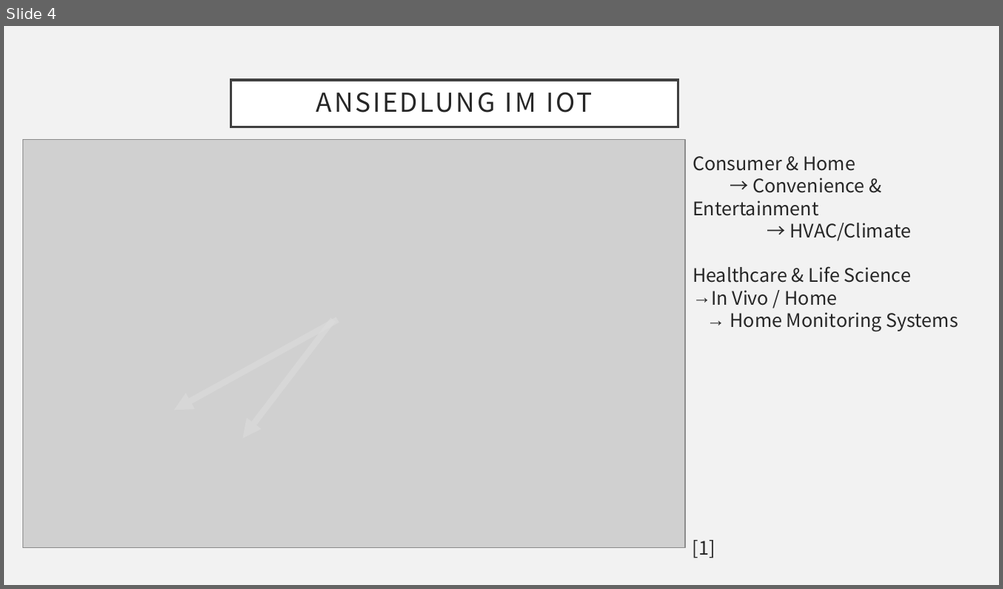
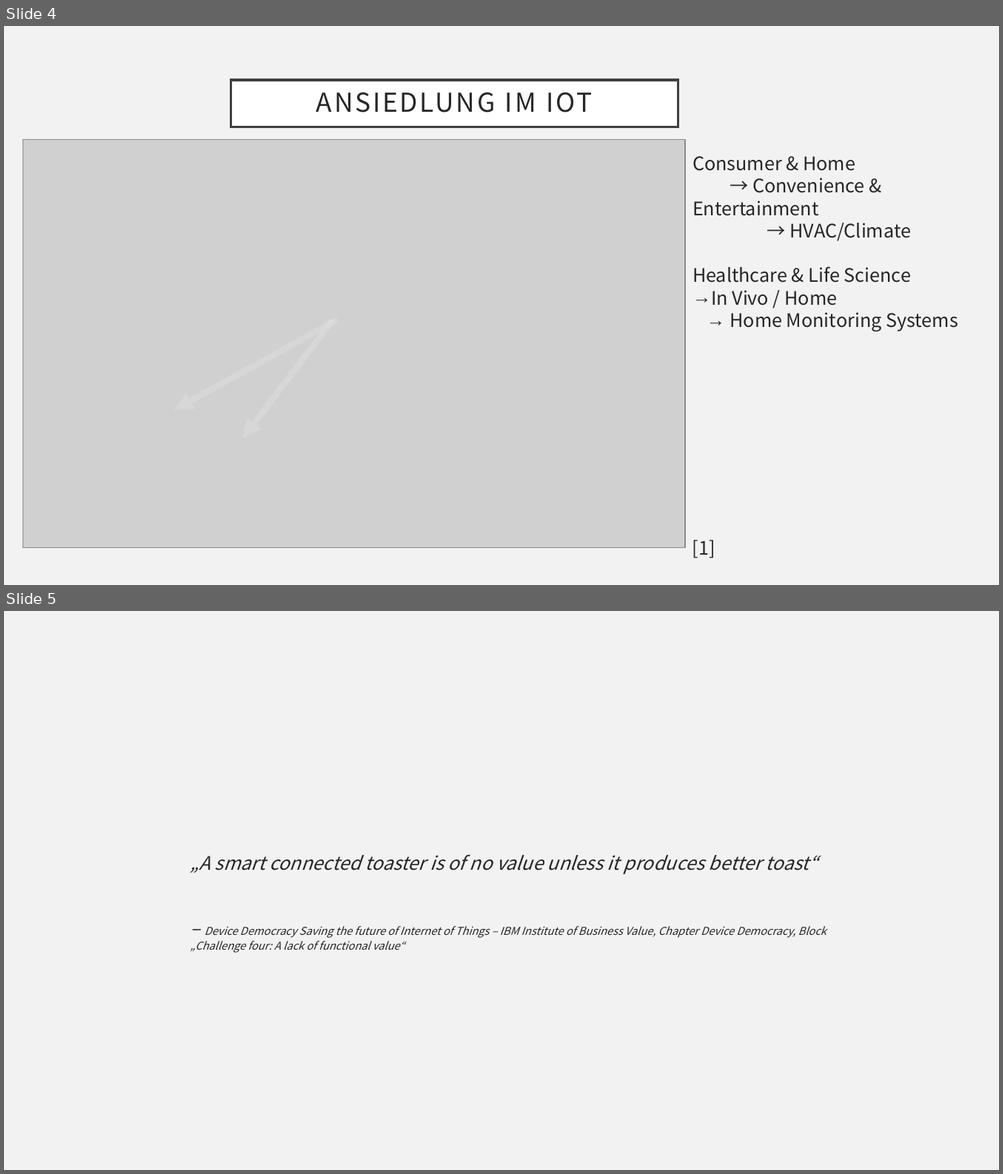
Before and after one commit to ProjektlaborEmbeddedSecurity/Presentation, a slide deck: PES.pptx. Shown one above the other, each under a label of ours: slide 4 before the commit, slides 4 and 5 after it. The pictures are 1003x589 and 1003x1174 pixels, drawn with LibreOffice and Linux fonts; fonts in the diff are those of the drawing; grey boxes stand for pictures; background and template pictures are left out. Boxes give left, top, right and bottom in pixels: in the first picture for what was removed or moved away, otherwise in the second. Text is boxed around its words. In the diff, an @@ line names an element or a change of style, - is before the commit and + after.

```diff
--- a/PES.pptx
+++ b/PES.pptx
@@ slide 5 added at [4, 611, 999, 1170], background #F2F2F2 @@
@@ text added at [190, 855, 826, 953], 10.5 pt, text #262626, italic @@
+„A smart connected toaster is of no value unless it produces better toast“
+– Device Democracy Saving the future of Internet of Things – IBM Institute of Business Value, Chapter Device Democracy, Block „Challenge four: A lack of functional value“
```
Also in this commit, not shown: 1 slide changed, 8 other slides added.
